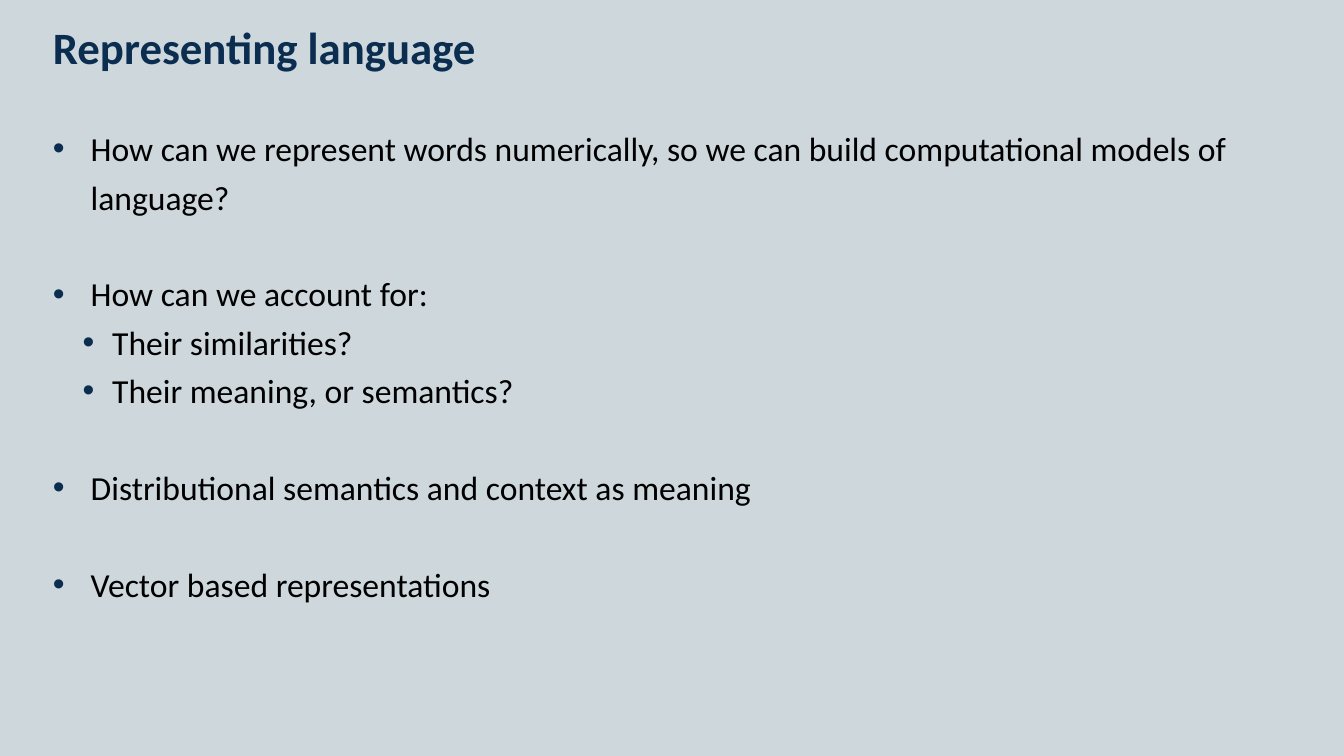
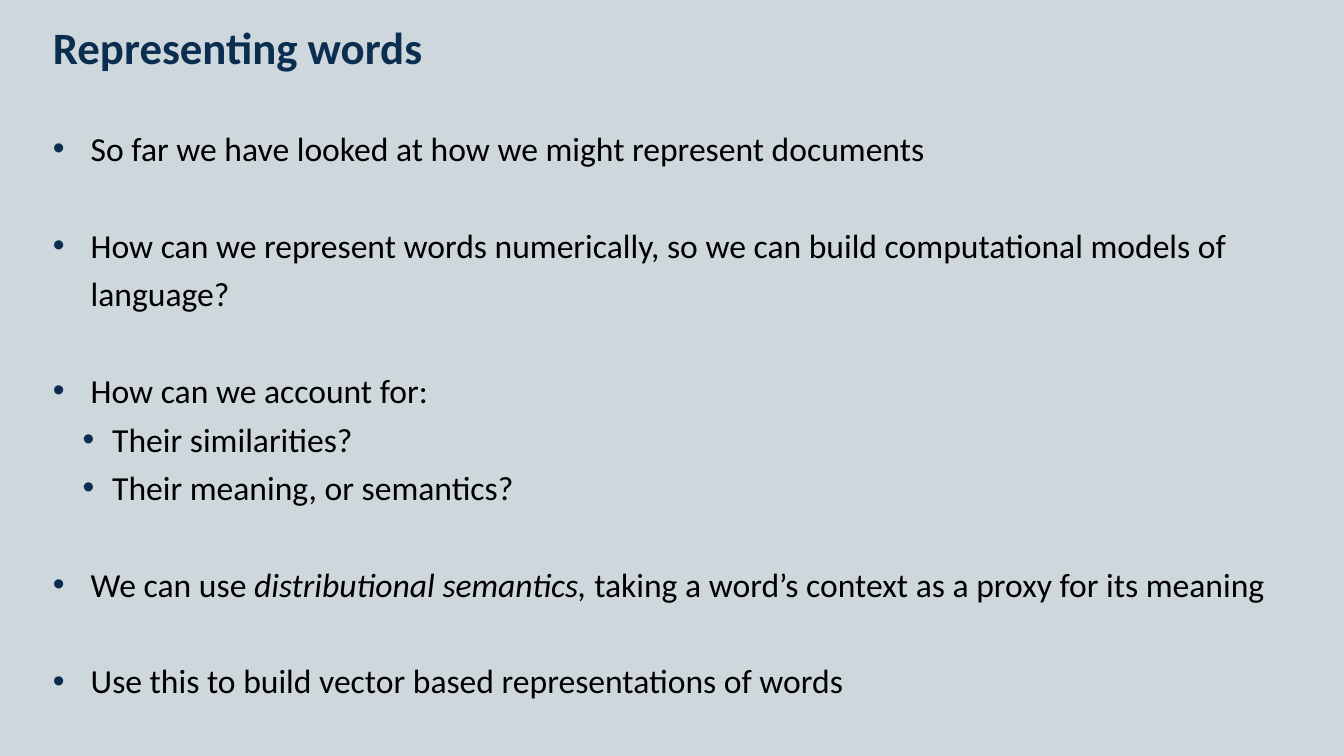
Before and after one commit to KCL-Health-NLP/nlp-half-day-workshop, a slide deck: slide 2 of presentations/distributional-semantics.pptx. Drawn at 1344x756 pixels with LibreOffice and Linux fonts; fonts in the diff are those of the drawing. Boxes give left, top, right and bottom in pixels: in the first picture for what was removed or moved away, otherwise in the second. Text is boxed around its words. In the diff, an @@ line names an element or a change of style, - is before the commit and + after.

```diff
--- a/presentations/distributional-semantics.pptx
+++ b/presentations/distributional-semantics.pptx
@@ title at (53,32,422,72): text changed @@
-Representing language
+Representing words
@@ text at (91,137,924,167): paragraph added @@
+• So far we have looked at how we might represent documents
@@ text at (91,573,1264,699): text changed @@
-• Distributional semantics and context as meaning
-• Vector based representations
+• We can use distributional semantics, taking a word’s context as a proxy for its meaning
+• Use this to build vector based representations of words
```
Also in this commit, not shown: 6 other files.
